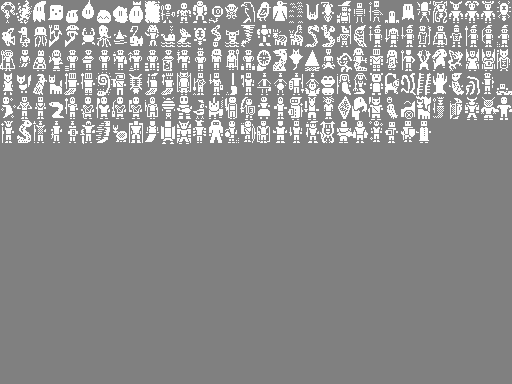
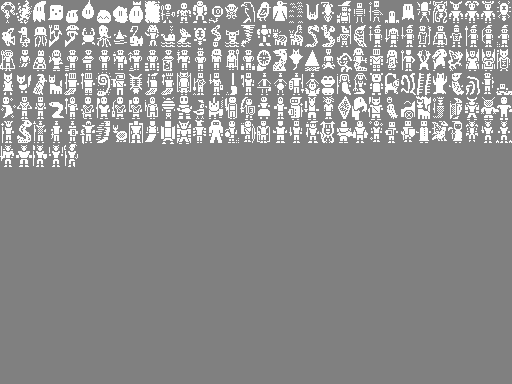
The second 512×384 image is a revision of the first. Changes to its layers:
painted on "Background" over [0, 121, 512, 167]
